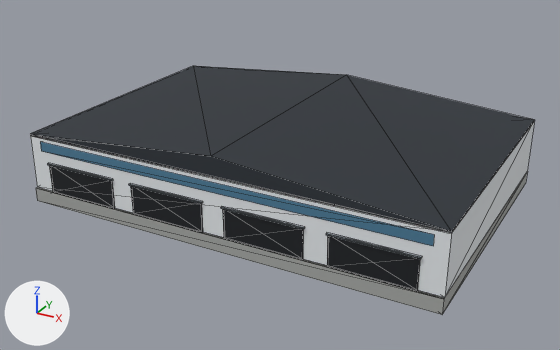
Before and after pictures for a commit that changed the glTF model public/models/conference/conference-hall.glb.
Rendered twice from a 50 mm camera at (73.6, -137.2, 69.2) aimed at (0.2, -3.8, 2.6). The lights are fixed; the arrows at lower left show +X, +Y and +Z. The first picture is the older version. Mesh edges are drawn as thin lines. Vertices at exactly the same position are counted once.

The first picture shows 'conference-hall'.
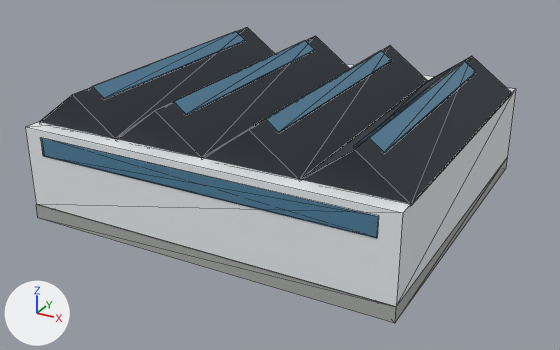
Pixel boxes [x1, y1, x2, y2] of what changed, in the pictures (560 x 350 px):
'conference-hall', reshaped (19% taller): before [30, 66, 534, 315]; after [25, 27, 516, 323]
part 1 of me_conference_hall, added (blue): after [41, 138, 378, 238]
part 2 of me_conference_hall, rebuilt (12% taller): before [30, 66, 534, 298]; after [25, 64, 516, 323]
part 3 of me_conference_hall, added: after [39, 27, 512, 205]
part 4 of me_conference_hall, deleted: before [36, 142, 527, 315]
part 5 of me_conference_hall, added (blue): after [92, 31, 476, 153]

Patch to the scene script:
```diff
--- a/public/models/conference/conference-hall.glb.py
+++ b/public/models/conference/conference-hall.glb.py
@@ me_conference_hall @@
 # used by ob_conference_hall; location = (0.0, 0.0, 0.0)
-me_conference_hall.from_pydata(...)  # 94 vertices, 146 faces; spans x -45.0..45.0, y -30.0..30.0, z -3.0..16.0
+me_conference_hall.from_pydata(...)  # 154 vertices, 258 faces; spans x -39.0..39.0, y -36.0..36.0, z -3.0..24.0
+# me_conference_hall part 1: a new loose piece, a box spanning x -35.1..35.1, y -36.0..-35.7, z 11.46..15.28, in mat_glass (blue #4f7f9c)
+# me_conference_hall part 2: the loose piece of 14 vertices spanning x -45.0..45.0, y -29.5..29.9, z 0.0..16.0 is rebuilt with 14 vertices and now spans x -39.0..39.0, y -36.0..36.0, z -3.0..16.7
+# me_conference_hall part 3: a new loose piece of 28 vertices spanning x -39.0..39.0, y -32.3..32.4, z 16.4..23.9, in mat_roof_dark (dark grey #2b3138)
+# me_conference_hall part 4: 10 loose pieces with 80 vertices, spanning x -45.0..45.0, y -30.0..30.0, z -3.0..11.0, are deleted
+# me_conference_hall part 5
+# 20 vertices are added at x -32.0..32.0, y -26.5, z 21.6..24.0
+# 20 new vertices lie (0.0, 53.2, 0.0) away from vertices in x -32.0..32.0, y -26.5, z 21.6..24.0
+# 64 new faces join them, mat_glass (blue #4f7f9c)
+# other edits to the shape of me_conference_hall do not show in these pictures
 me_conference_hall.materials.append(mat_wall_white)
 me_conference_hall.materials.append(mat_roof_dark)
-me_conference_hall.materials.append(mat_screen_dark)  # black #15191e
 me_conference_hall.materials.append(mat_metal)
```
